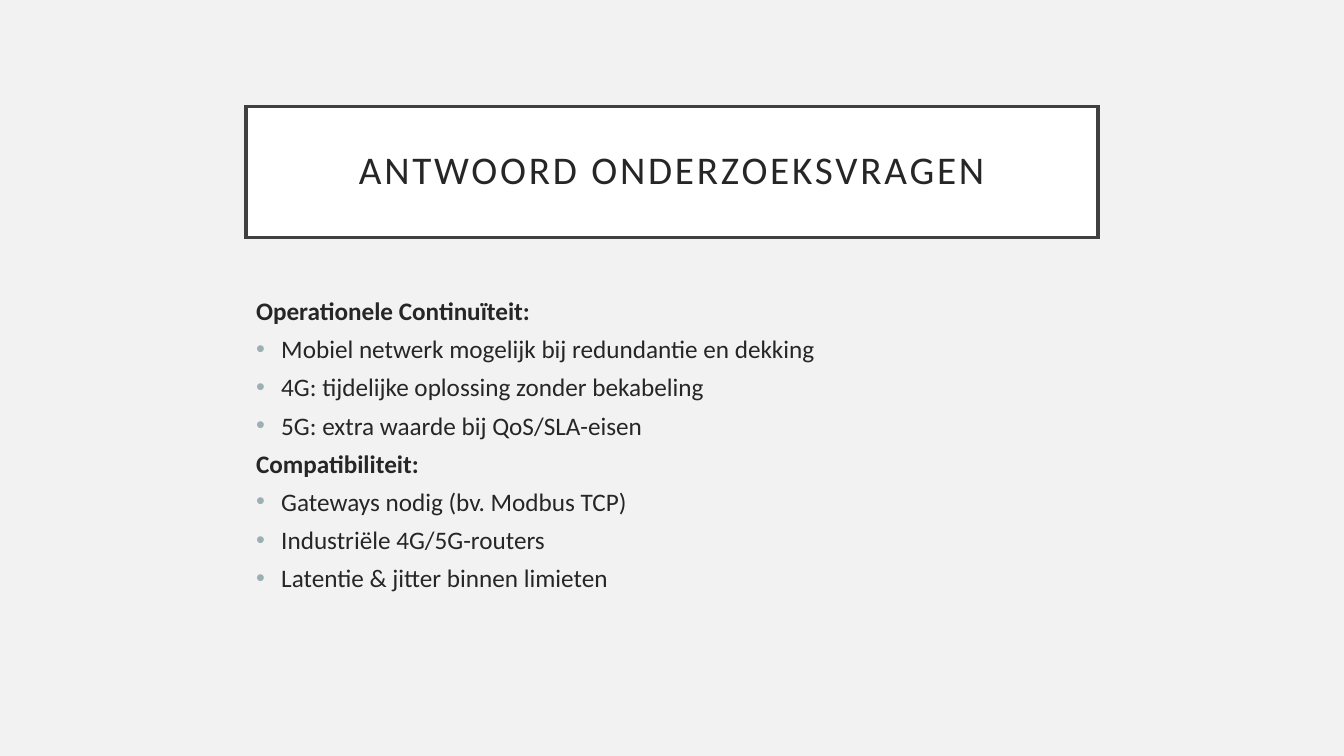
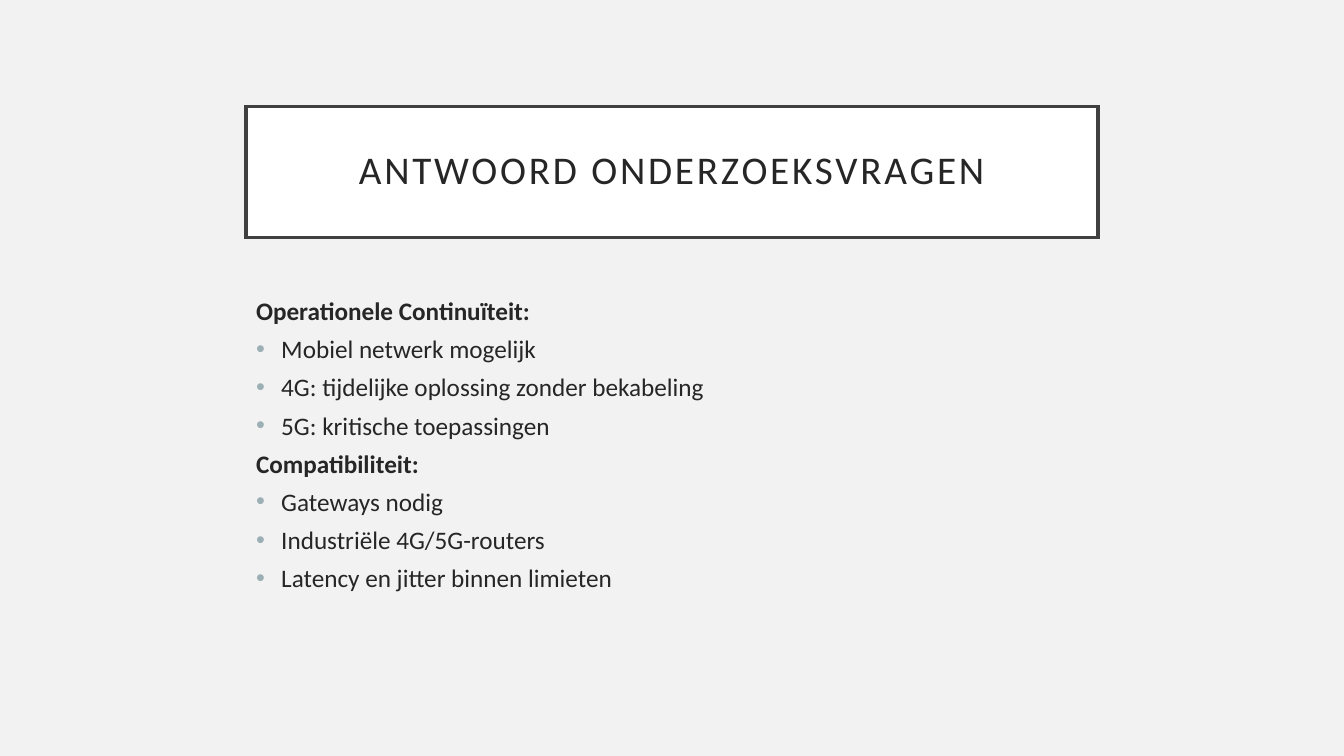
Before and after one commit to JanDeSomviele/Bachelorproef2025, a slide deck: slide 14 of Bachelorproef2025JanDeSomviele.odp (slide 15 before the commit). Drawn at 1344x756 pixels with LibreOffice and Linux fonts; fonts in the diff are those of the drawing. Boxes give left, top, right and bottom in pixels: in the first picture for what was removed or moved away, otherwise in the second. Text is boxed around its words. In the diff, an @@ line names an element or a change of style, - is before the commit and + after.

```diff
--- a/Bachelorproef2025JanDeSomviele.odp
+++ b/Bachelorproef2025JanDeSomviele.odp
@@ text at box(281, 340, 536, 363): text changed @@
-• Mobiel netwerk mogelijk bij redundantie en dekking
+• Mobiel netwerk mogelijk
@@ text at box(281, 417, 549, 440): text changed @@
-• 5G: extra waarde bij QoS/SLA-eisen
+• 5G: kritische toepassingen
@@ text at box(281, 493, 443, 516): text changed @@
-• Gateways nodig (bv. Modbus TCP)
+• Gateways nodig
@@ text at box(281, 569, 612, 592): text changed @@
-• Latentie & jitter binnen limieten
+• Latency en jitter binnen limieten
```
Also in this commit, not shown: 5 other slides changed, 1 slide added, 1 slide removed, 3 other files.
